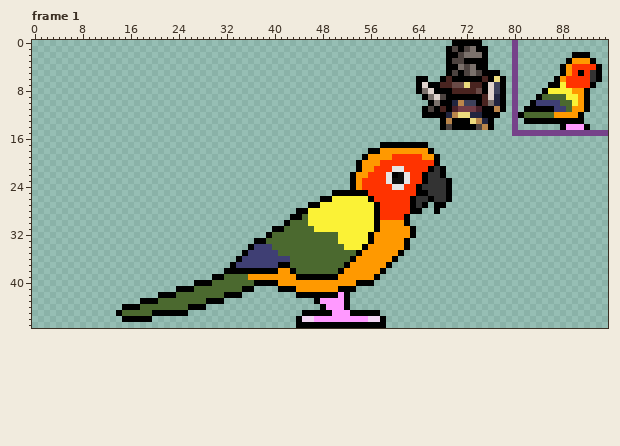
Edited in one commit: pixel-art file (Citrus/aseprite/citrus_roa_2.aseprite). Above, as it was before the edit.
96x48 pixels, 72 frames. Shown: frame 1. The commit also changed other frames, which this record leaves out.
New version:
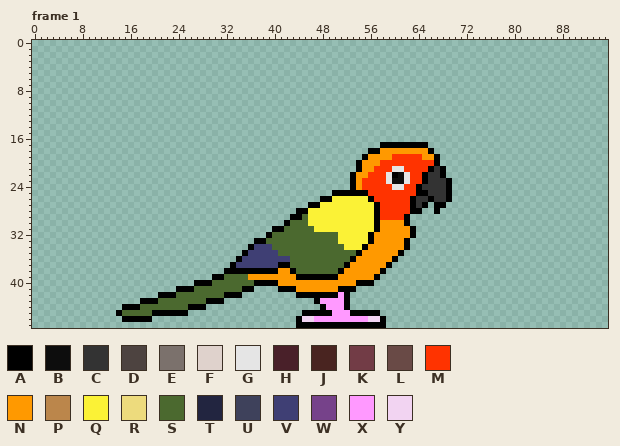
Palette (. is transparent): A #000000  B #0d0d0d  C #333333  D #4d4340  E #7b716c  F #dfd2cc  G #e5e5e5  H #492029  J #492420  K #723c46  L #694a46  M #ff3300  N #ff9900  P #bb864b  Q #fbf236  R #eddb7d  S #4b692f  T #222540  U #3e415b  V #3f3f74  W #76428a  X #ff99ff  Y #f2d4f2
Edits made:
layer "hurtbox" now hidden
Frame 1:
y 0: x 70..74 AAAAA -> .....; x 80 W -> .
y 1: x 69..75 ADADEAA -> .......; x 80 W -> .
y 2: x 69..75 AADEEEA -> .......; x 80 W -> .; x 90..92 AAA -> ...
y 3: x 69..75 ADDAAAA -> .......; x 80 W -> .; x 89..93 ANNNA -> .....
y 4: x 69..75 AAEDEAA -> .......; x 80 W -> .; x 88..94 ANMMMMA -> .......
y 5: x 69..77 ADADEDAAA -> .........; x 80 W -> .; x 88..94 ANMAMCA -> .......
y 6: x 64..65 AA -> ..; x 68..78 AJAAAAAJARA -> ...........; x 80 W -> .; x 87..94 ANMMMMCA -> ........
y 7: x 64..78 AFAAJJLLRJJAFUA -> ...............; x 80 W -> .; x 86..93 AAQMMMMA -> ........
y 8: x 64..78 AEFAAAJJJJLAFUA -> ...............; x 80 W -> .; x 85..92 AQQQQNNA -> ........
y 9: x 65..78 AEFDAAAAAAJFTA -> ..............; x 80 W -> .; x 84..92 ASSSSQQNA -> .........
y 10: x 66..78 AEAATPUUAJETA -> .............; x 80 W -> .; x 83..92 AVVVVSSQNA -> ..........
y 11: x 65..78 ADAJAHKKKHAAPA -> ..............; x 80 W -> .; x 82..92 AAAAAVVSNNA -> ...........
y 12: x 65..77 AAAATPRRTTAAA -> .............; x 80..91 WASSSSSNNNNA -> ............
y 13: x 68..76 APAAARPTA -> .........; x 80 W -> .; x 82..91 AAAAAAAAAA -> ..........
y 14: x 68..76 ADAAAADPA -> .........; x 80 W -> .; x 88..92 AXXXA -> .....
y 15: x 80..95 WWWWWWWWWWWWWWWW -> ................
Pixel boxes of the changes (left, top, right, bottom) in both pictures:
erased: (416, 40, 608, 136)
